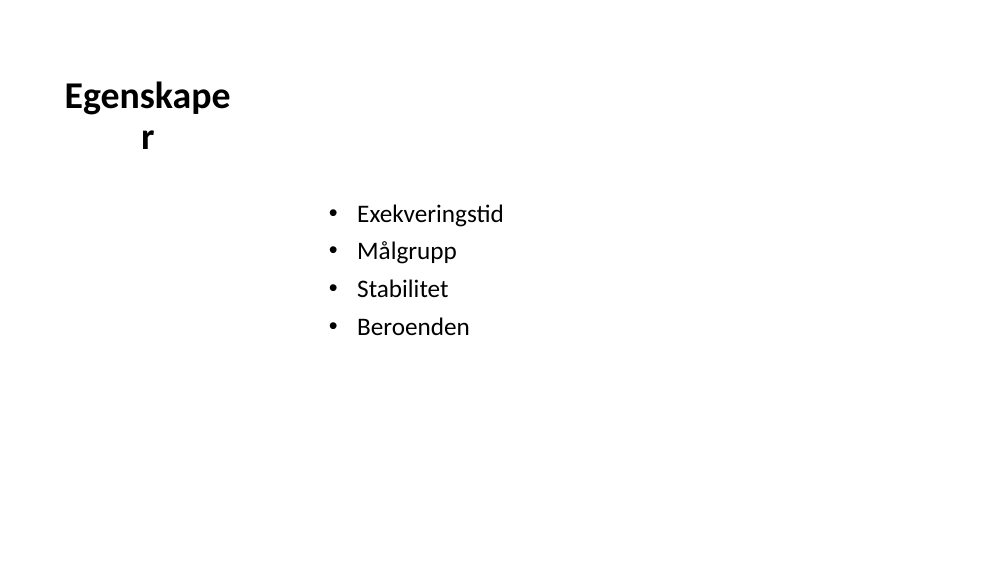
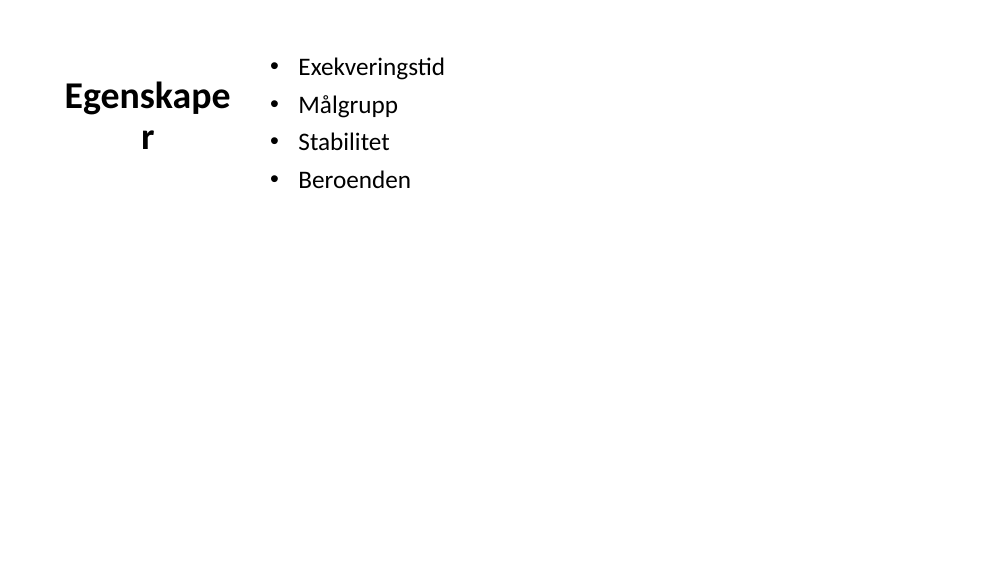
Before and after one commit to Omegapoint/tdd-lab, a slide deck: slide 17 of TDD-Presentation.pptx. Drawn at 1008x567 pixels with LibreOffice and Linux fonts; fonts in the diff are those of the drawing. Boxes give left, top, right and bottom in pixels: in the first picture for what was removed or moved away, otherwise in the second. Text is boxed around its words. In the diff, an @@ line names an element or a change of style, - is before the commit and + after.

```diff
--- a/TDD-Presentation.pptx
+++ b/TDD-Presentation.pptx
@@ subtitle "Exekveringstid": place and size @@
-subtitle "Exekveringstid" at box(357, 204, 504, 335)
+subtitle "Exekveringstid" at box(298, 57, 445, 188)
```
Also in this commit, not shown: 5 other slides changed.
